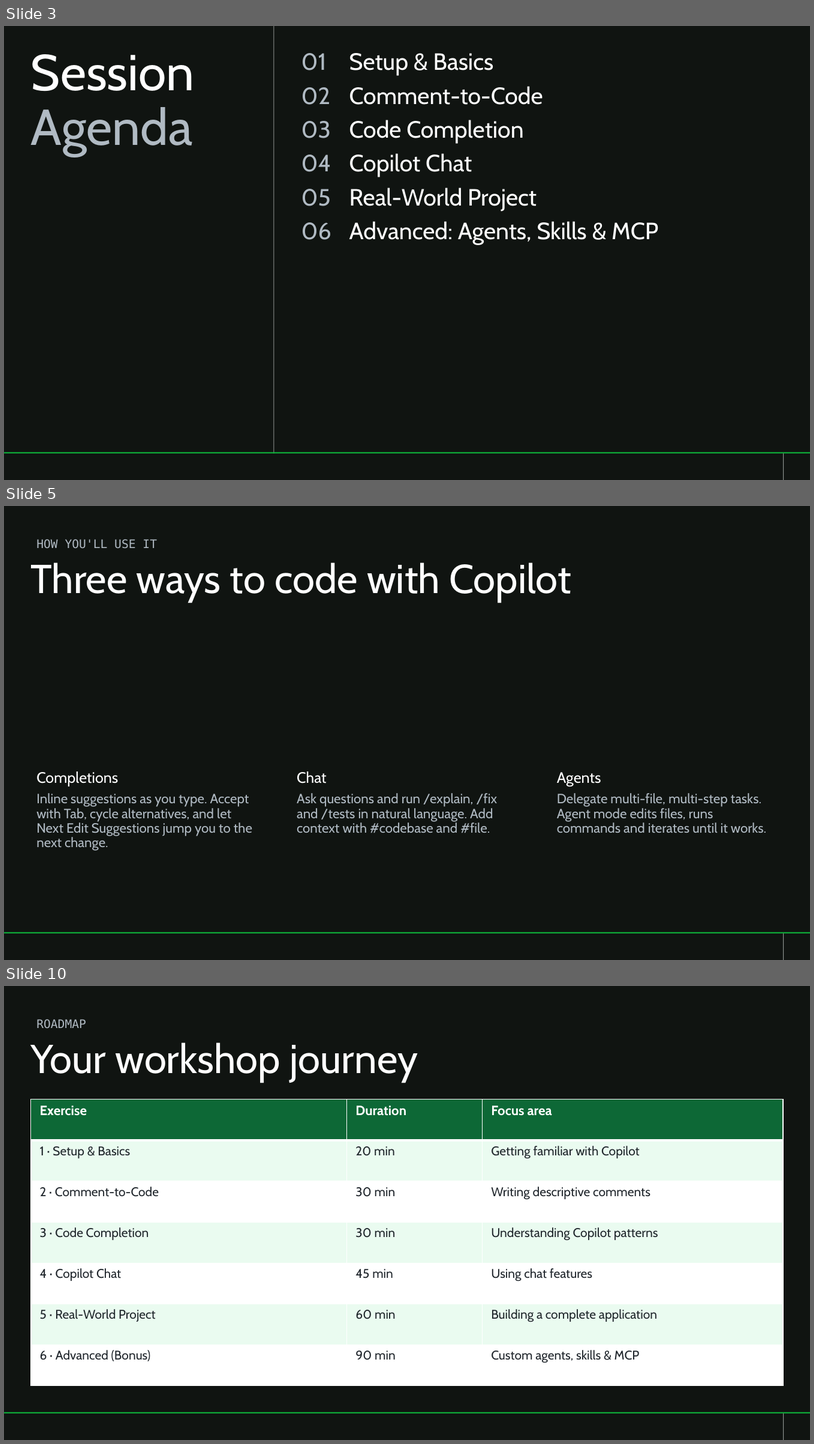
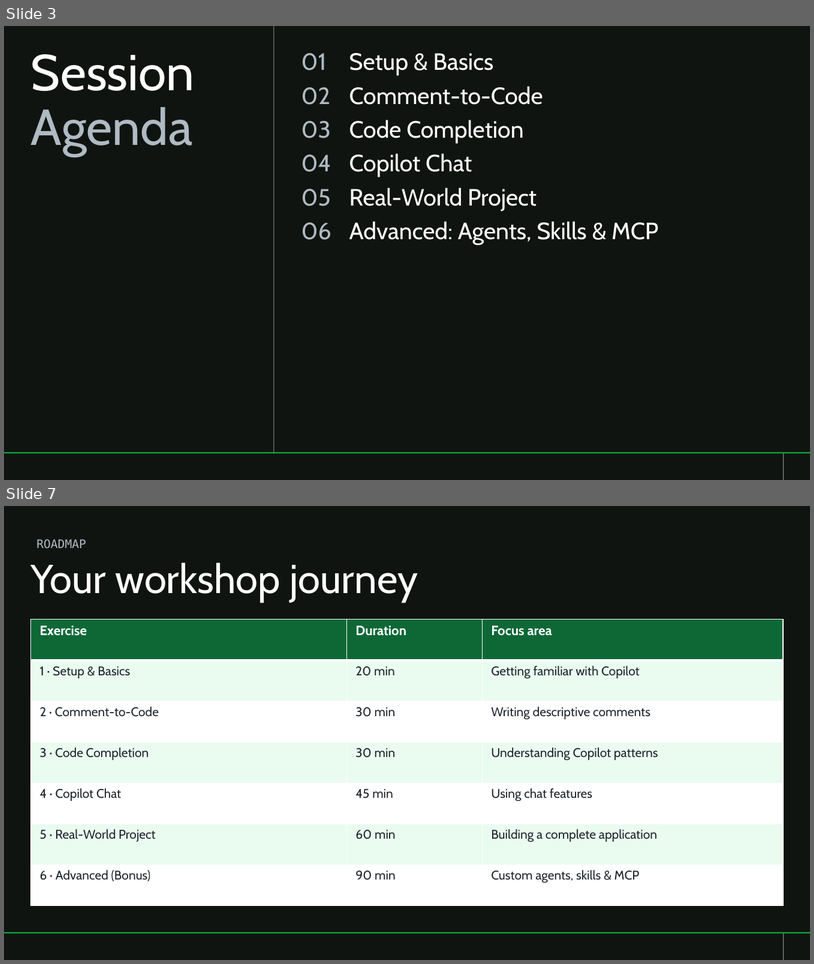
Before and after one commit to abhi-singhs/github-copilot-workshop, a slide deck: resources/github-copilot-workshop.pptx. Shown one above the other, each under a label of ours: slides 3, 5 and 10 before the commit, slides 3 and 7 after it; the slides between them are not shown. The pictures are 814x1444 and 814x964 pixels, drawn with LibreOffice and Linux fonts; fonts in the diff are those of the drawing; background and template pictures are left out. Boxes give left, top, right and bottom in pixels: in the first picture for what was removed or moved away, otherwise in the second. Text is boxed around its words. In the diff, an @@ line names an element or a change of style, - is before the commit and + after.

```diff
--- a/resources/github-copilot-workshop.pptx
+++ b/resources/github-copilot-workshop.pptx
@@ slide 5 removed at [4, 506, 810, 960], background #101411; not listed: 2 template elements that a slide beside it also shows @@
@@ text removed at [36, 539, 157, 549] @@
-HOW YOU'LL USE IT
@@ title removed at [30, 562, 572, 603] @@
-Three ways to code with Copilot
@@ text removed at [36, 771, 118, 786] @@
-Completions
@@ text removed at [297, 771, 327, 783] @@
-Chat
@@ text removed at [557, 772, 602, 786] @@
-Agents
@@ text removed at [36, 793, 252, 850] @@
-Inline suggestions as you type. Accept with Tab, cycle alternatives, and let Next Edit Suggestions jump you to the next change.
@@ text removed at [297, 793, 498, 833] @@
-Ask questions and run /explain, /fix and /tests in natural language. Add context with #codebase and #file.
@@ text removed at [557, 793, 767, 832] @@
-Delegate multi-file, multi-step tasks. Agent mode edits files, runs commands and iterates until it works.
@@ what was slide 10 is now slide 7 @@
```
Also in this commit, not shown: 3 slides changed, 5 other slides removed.
